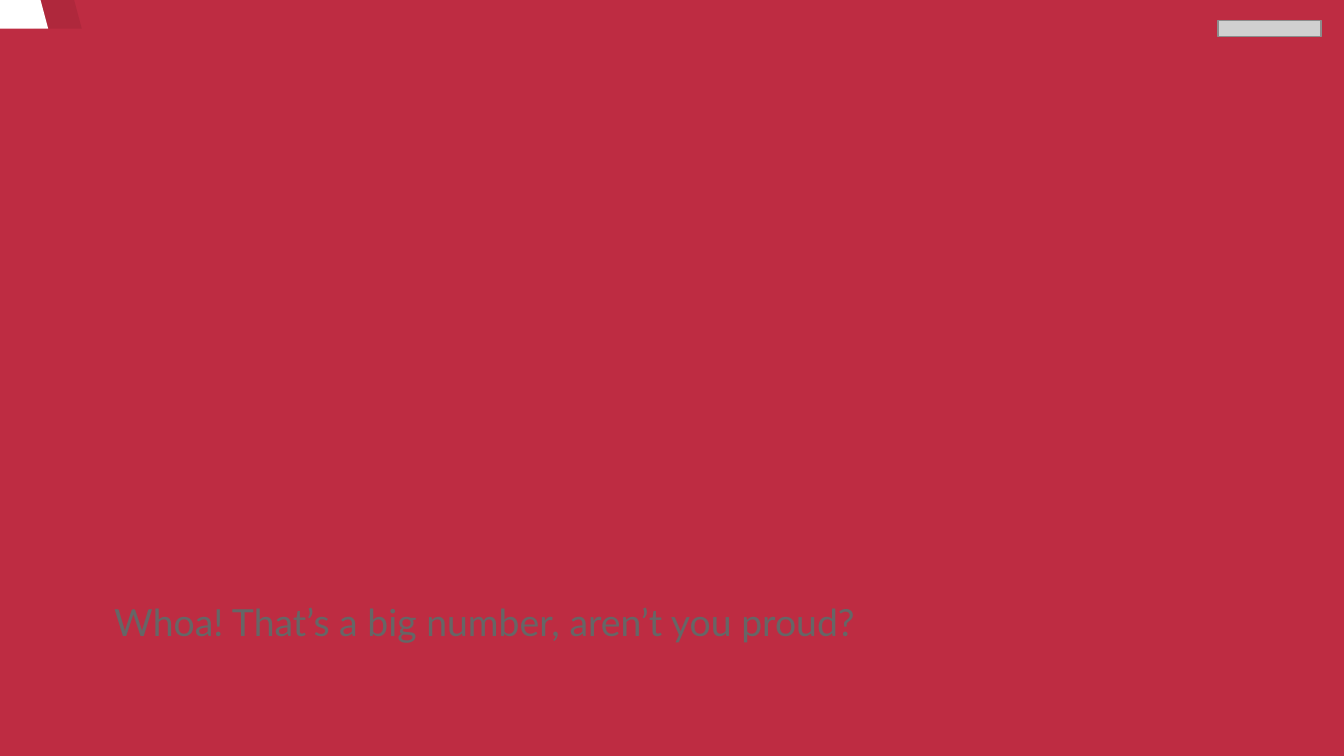
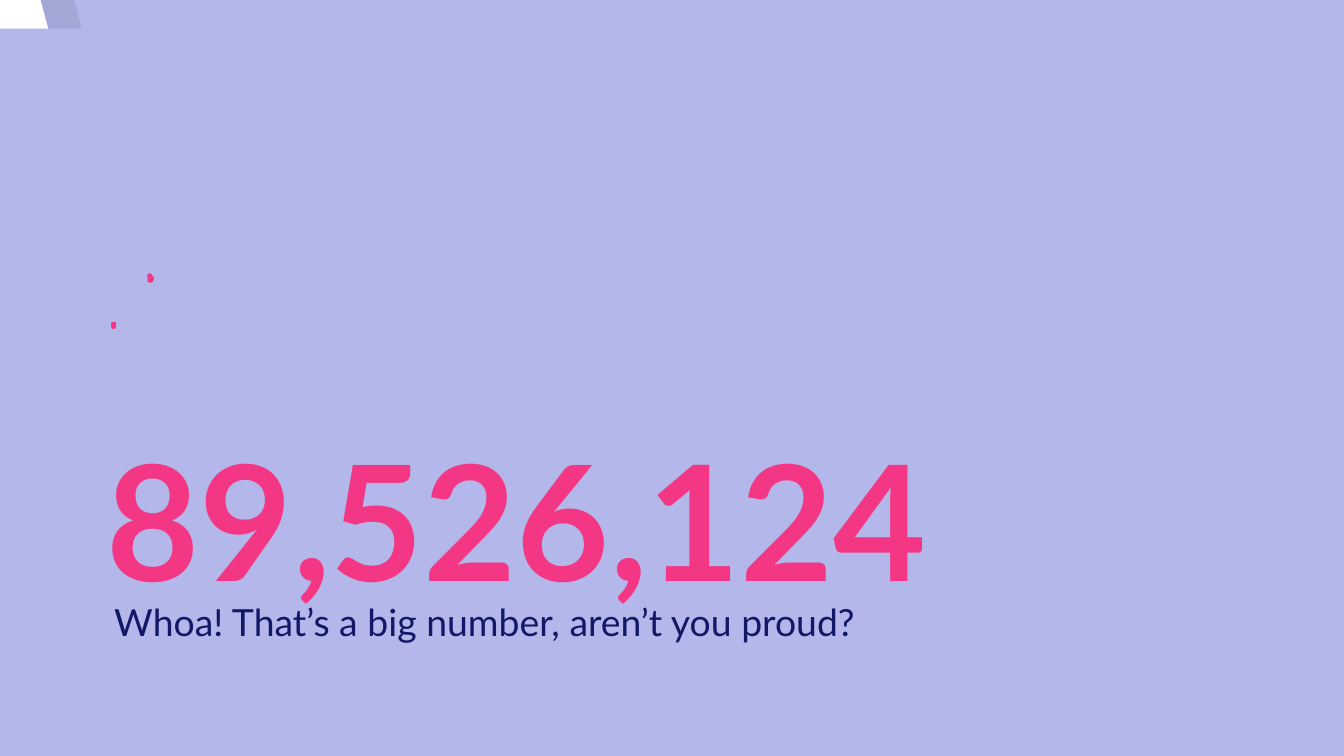
Before and after one commit to josedom24/curso_python3, a slide deck: slide 14 of modelo.odp. Drawn at 1344x756 pixels with LibreOffice and Linux fonts; fonts in the diff are those of the drawing; grey boxes stand for pictures. Boxes give left, top, right and bottom in pixels: in the first picture for what was removed or moved away, otherwise in the second. Text is boxed around its words. In the diff, an @@ line names an element or a change of style, - is before the commit and + after.

```diff
--- a/modelo.odp
+++ b/modelo.odp
@@ background #BE2C42 to #B3B7E9 @@
@@ picture removed at (1218, 20, 1321, 36) @@
@@ freeform shape at (148, 276, 249, 403): outline #BE2C42 2.24 pt to #F33784 2.24 pt @@
@@ freeform shape at (113, 324, 145, 396): outline #BE2C42 2.24 pt to #F33784 2.24 pt @@
@@ title added at (107, 463, 927, 610), 86 pt, text #F33784, bold @@
+89,526,124
@@ subtitle added at (114, 603, 854, 643), 20 pt, text #121867 @@
+Whoa! That’s a big number, aren’t you proud?
```
Also in this commit, not shown: 23 other slides changed, 1 slide added.
